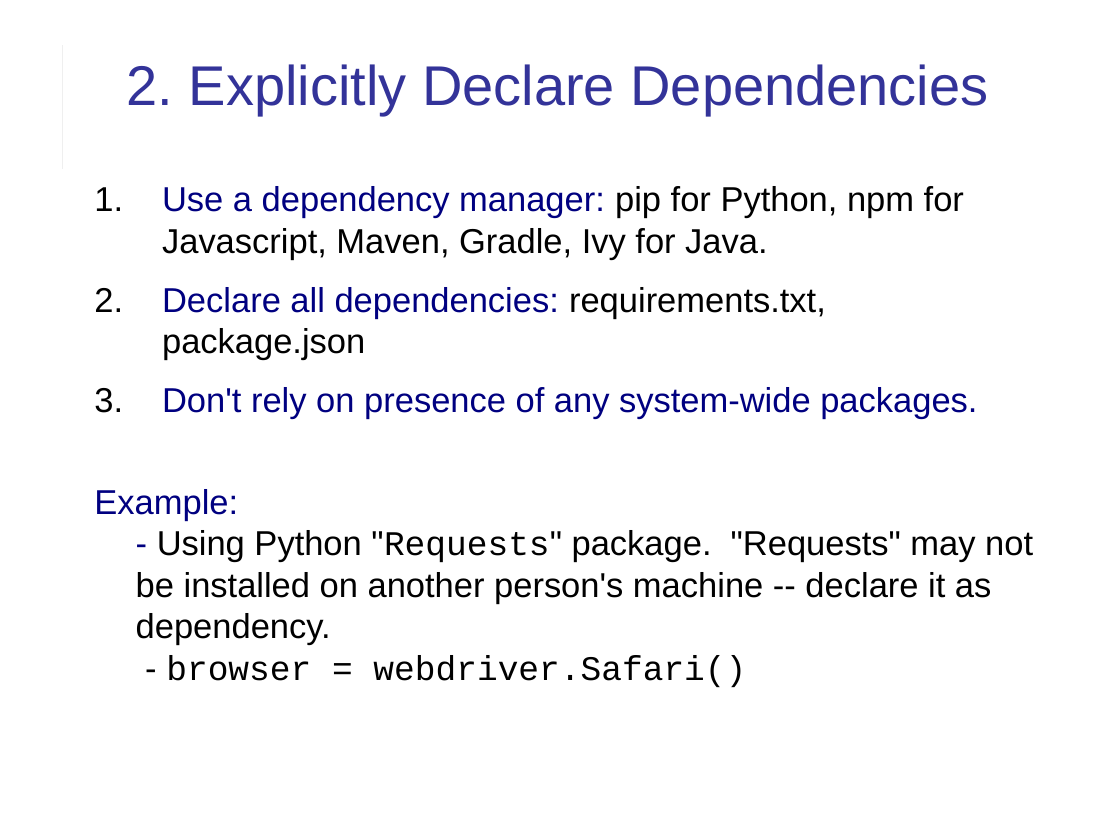
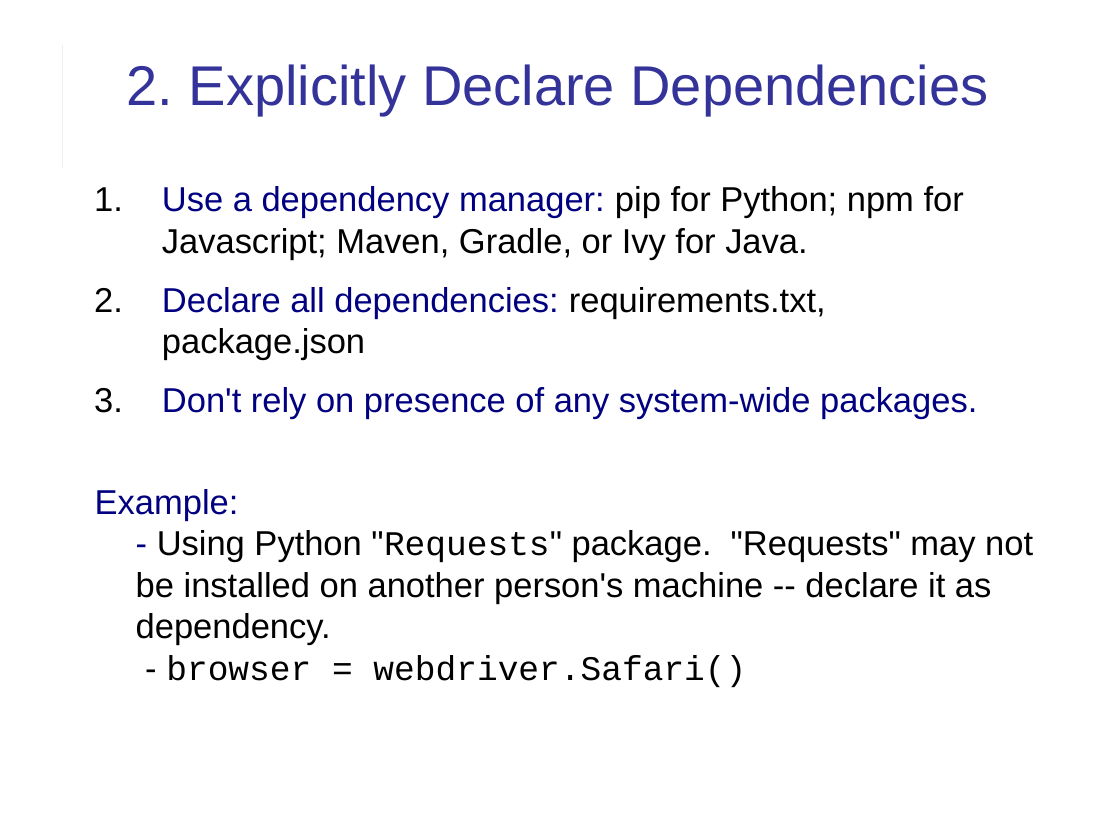
Before and after one commit to cpske/ISP, a slide deck: slide 5 of web/12FactorApp.ppt. Drawn at 1120x840 pixels with LibreOffice and Linux fonts; fonts in the diff are those of the drawing. Boxes give left, top, right and bottom in pixels: in the first picture for what was removed or moved away, otherwise in the second. Text is boxed around its words. In the diff, an @@ line names an element or a change of style, - is before the commit and + after.

```diff
--- a/web/12FactorApp.ppt
+++ b/web/12FactorApp.ppt
@@ text at <box>162,186,964,260</box>: text changed @@
-1. Use a dependency manager: pip for Python, npm for Javascript, Maven, Gradle, Ivy for Java.
+1. Use a dependency manager: pip for Python; npm for Javascript; Maven, Gradle, or Ivy for Java.
```
Also in this commit, not shown: 5 other slides changed, 1 slide added, 3 other files.
